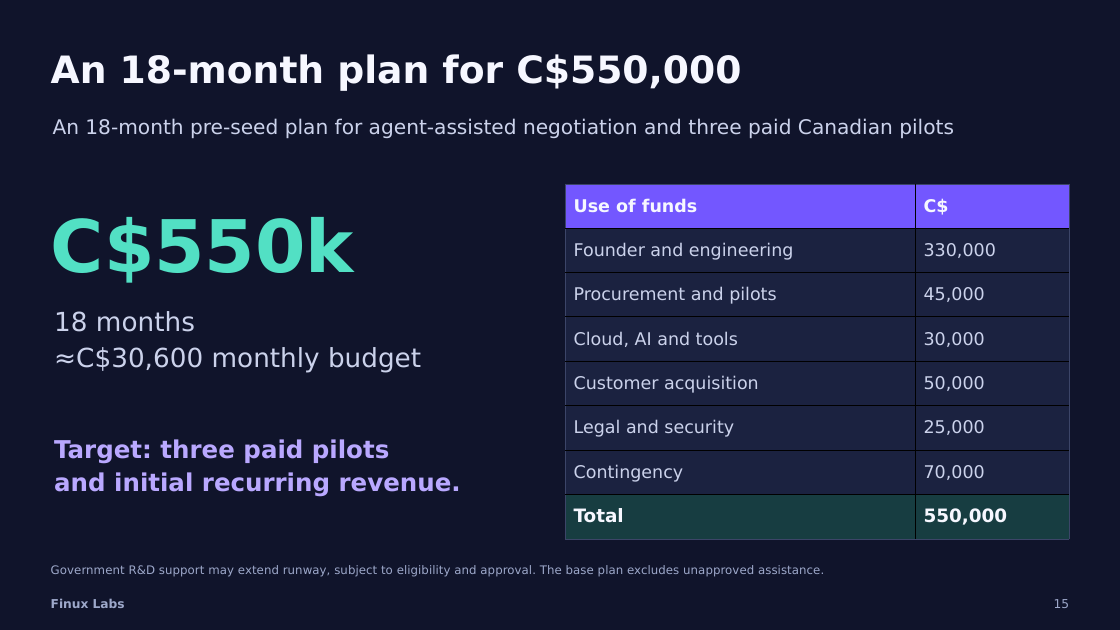
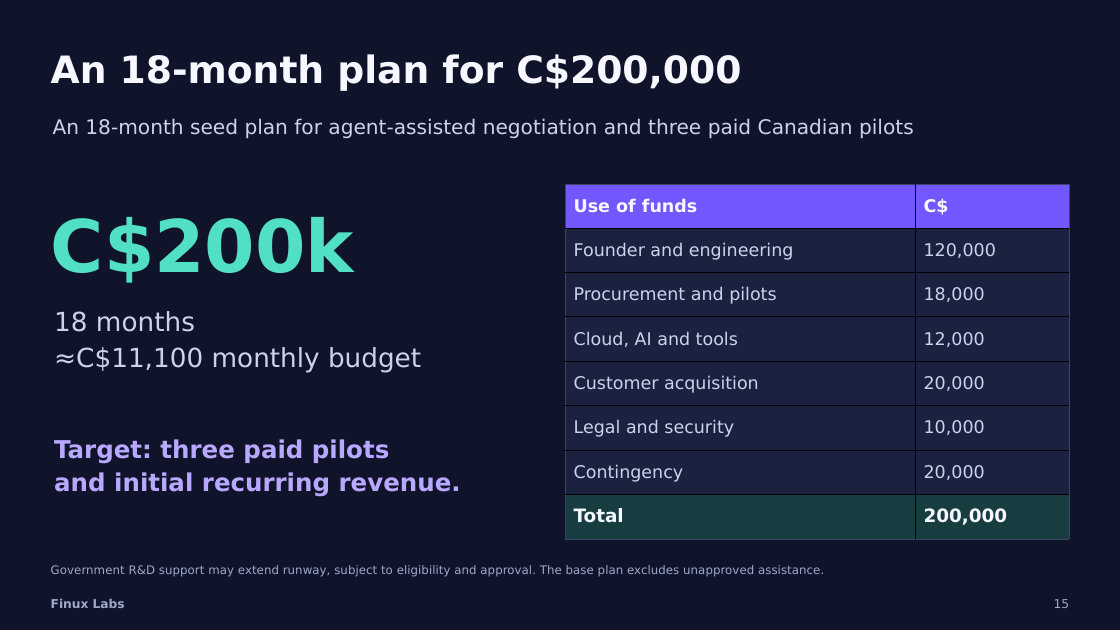
Before and after one commit to finuxlabs/FinuxLabs.github.io, a slide deck: slide 15 of docs/publish/pitch-agentic-procurement/Finux-Labs-Procurement-AI-Pitch-15-Slides.pptx. Drawn at 1120x630 pixels with LibreOffice and Linux fonts; fonts in the diff are those of the drawing. Boxes give left, top, right and bottom in pixels: in the first picture for what was removed or moved away, otherwise in the second. Text is boxed around its words. In the diff, an @@ line names an element or a change of style, - is before the commit and + after.

```diff
--- a/docs/publish/pitch-agentic-procurement/Finux-Labs-Procurement-AI-Pitch-15-Slides.pptx
+++ b/docs/publish/pitch-agentic-procurement/Finux-Labs-Procurement-AI-Pitch-15-Slides.pptx
@@ text at (x1=51, y1=54, x2=741, y2=91): text changed @@
-An 18-month plan for C$550,000
+An 18-month plan for C$200,000
@@ text at (x1=53, y1=118, x2=914, y2=138): text changed @@
-An 18-month pre-seed plan for agent-assisted negotiation and three paid Canadian pilots
+An 18-month seed plan for agent-assisted negotiation and three paid Canadian pilots
@@ table at (x1=565, y1=184, x2=1070, y2=539) @@
-row 2, column 2: 330,000
+row 2, column 2: 120,000
-row 3, column 2: 45,000
+row 3, column 2: 18,000
-row 4, column 2: 30,000
+row 4, column 2: 12,000
-row 5, column 2: 50,000
+row 5, column 2: 20,000
-row 6, column 2: 25,000
+row 6, column 2: 10,000
-row 7, column 2: 70,000
+row 7, column 2: 20,000
-row 8, column 2: 550,000
+row 8, column 2: 200,000
@@ text at (x1=51, y1=217, x2=354, y2=283): text changed @@
-C$550k
+C$200k
@@ text at (x1=54, y1=347, x2=421, y2=373): text changed @@
-≈C$30,600 monthly budget
+≈C$11,100 monthly budget
```
Also in this commit, not shown: 2 other slides changed, 2 other files.
